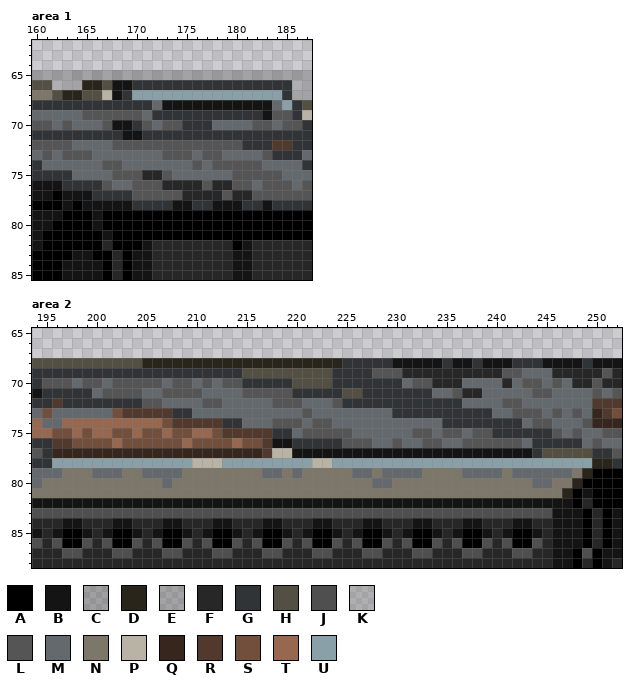
A pixel-art file gets an edit: unused/Syndicate Tank Boss.ase. The picture above was drawn from the file before the commit.
288x104 pixels, 1 frame. Colours within 5 levels of each other are drawn and written as one. Shown: area 1: x 160..187, y 62..85; area 2: x 194..252, y 65..88. The commit also changed other parts of the picture, which this record leaves out.
Visible layers, top first: "// Hull-obj", "// Hull-detail", "// Hull-main", "// Hull-treadsf", "// Hull-wheelsf", "// Hull-treadsr #2", "// Hull-treadsr", "// Hull-gapfiller", "Challenger Reference" opacity 25%.
Palette (. is transparent): A #000000  B #141414  C #15151540  D #29251b  E #26262640  F #272727  G #313437  H #534f43  J #4f4f4f  K #55555540  L #555555  M #64696e  N #7c7768  P #b8b3a4  Q #36261e  R #513a2d  S #714f3c  T #976750  U #8aa0a8
Pixels before, area 1, first column x 160:
65 EEEECECECEEEEEEEEEEEEEEEEEEE
66 HHKKEDDHBBGGGGGGGGGGGGGGGGKK
67 NNHDDHHPBGUUUUUUUUUUUUUUUGKE
68 GGGGGGGGGGGGMBBBBBBBBBBBMUGH
69 MMMMMLLLLLLMGGGGGGGGGGGBLLGP
70 LLMLMMMLBBGLMLLGGGMMMMLLMLLG
71 GGGGGGGGGBBGGGGGGGGGGGGGGGGG
72 LLLLMMMMLLLLLLLLLLLLLGGGRRGG
73 MLMLLLMMMMMMMLLLMLLMMMMLGGGM
74 GMMMMMMLLMMMMMMMLMLLLLLMMMMG
75 GGGGMMMMLLLFFLMMMMMMLLLLLMMM
76 BBBGGGGLMMLLLFFFFLFFLLMLLLML
77 BBABBBGGGGLLLLLFFFFLFFLLLLLL
78 AAABABBBBBGGGGBBGGBBBGGBGGGG
79 BBBAAABAAAAAAAAAAAAAAAAAAAAA
80 BBAAAABAAAAAAAAAAAAAAAAAAAAA
81 BAAAAAABAAAAAAAAAAAAAAAAAAAA
82 BAAAAAAFAAABFFFFFFFFABFFFFFF
83 AAAABBAAFABBFFFFFFFFBBFFFFFF
84 AAABBBBAFABBFFFFFFFFBBFFFFFF
85 AAABBBBAFABBFFFFFFFFBBFFFFFF
Pixels before, area 2, first column x 194:
68 HHHHHHHHHHHDDDDDDDDDDDDDDDDDDDDGGGGGBBBBBGBBGBBBGGGBBBBGBBB
69 GGGGGGGGGGGGGGGGGGGGGHHHHHHHHHGGGGLLLFFFFFFFFFFLLMMMFFFFFLF
70 GLLLMLLMLLLLLMLLMLMLLGGGGGHHHHGGGGGGGMLLFFFMMMMFMLLMLMFFLFF
71 BGGGGGMLLLLMMLLLLMMMMLLLLLGGGGGHHGGGGGGGMMLFFMMMMMLLMMMMLML
72 GGRGGGGGGGGLLMMMMLLMMMMMLLLMMMLGGGGGGGGGGGGMMMMLLMMMMMMMRRR
73 MSMMMMMMSRRRRRGGMMMMMMMMMMMLMMMMMMMMGGGGGGGGGGMMLLLMLMLMQRS
74 TMMTTTTTTTTTTSRRRRRGGMMMLLLMLLMMMMMMMMMMMGGGGGGGGMLLMMMLQQQ
75 TTSSTSTTSSTSSTSSTTSRRRRRGGMLLLLLMMMMMMLLMLLMLLGGGGGGLMLMMLL
76 GGRRSSSSTSSSSSSTSSSSTSSRBBGGGGGLLLMMLMMLLMMLLLLLLMGGGGGMLMM
77 LGQQQQQQQQQQQQQQQQQQQQQRPPBBBBBBBBBBBBBBBBBBBBBBBBGHHHHHGGL
78 GGUUUUUUUUUUUUUUPPPUUUUUUUUUPPUUUUUUUUUUUUUUUUUUUUUUUUUUDDG
79 MMMNNNMMMNNMMMMNNNNNNNNMMNMNNNNNMMNMMMMNNNNMMMMNMMMMMMNDAAA
80 MNNNNNNNNNNNNMNNNNNNNNNNNNNNNNNNNNMMNNNNNNNNNNNNNNMMNNDAAAA
81 NNNNNNNNNNNNNNNNNNNNNNNNNNNNNNNNNNNNNNNNNNNNNNNNNNNNNDABAAA
82 BBBBBBBBBBBBBBBBBBBBBBBBBBBBBBBBBBBBBBBBBBBBBBBBBBBBBBAFAAA
83 JJJJJJJJJJJJJJJJJJJJJJJJJJJJJJJJJJJJJJJJJJJJJJJJJJJJBBBAFAB
84 FFFBBFFFBBFFFBBFFFBBFFFBBFFFBBFFFBBFFFBBFFFBBFFFBBFFBBBAFAB
85 BFBAABFBAABFBAABFBAABFBAABFBAABFBAABFBAABFBAABFBAABFBBBAFAB
86 JFJAAJFJAAJFJAAJFJAAJFJAAJFJAAJFJAAJFJAAJFJAAJFJAAJFBBBAFAB
87 FFFJJFFFJJFFFJJFFFJJFFFJJFFFJJFFFJJFFFJJFFFJJFFFJJFFBBAJABB
88 FFFFFFFFFFFFFFFFFFFFFFFFFFFFFFFFFFFFFFFFFFFFFFFFFFFFBBAFABF
After the commit:
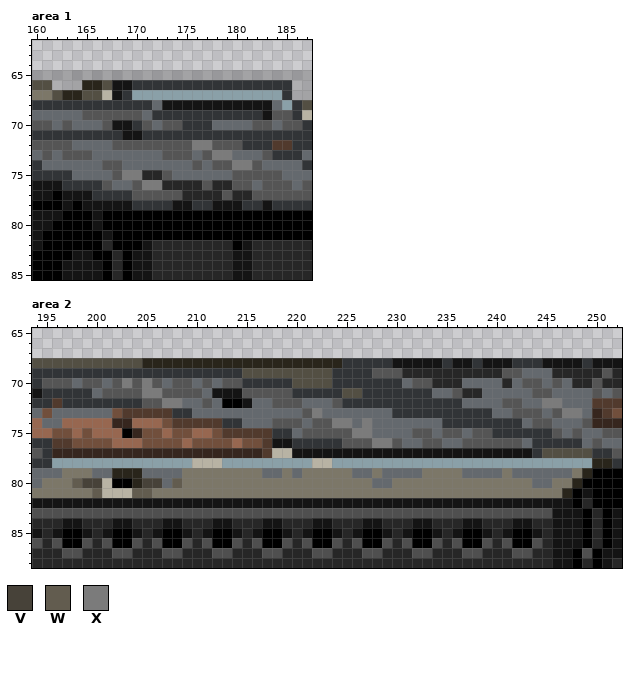
Colours new in this view: V #474239  W #625c4f  X #7b7b7b
The exact change:
Area 1, layer "// Hull-obj":
The edit turns colour L into colour X in row 72 at x 176 to 177; in row 73 at x 178; in row 74 at x 180 to 181; in row 75 at x 169 to 170; in row 76 at x 171 to 172.
The edit turns colour M into colour X in row 73 at x 179.
Area 2, layer "// Hull-obj":
The edit turns colour M into colour A in row 72 at x 213 to 214.
The edit turns colour N into colour A in row 80 at x 202 to 203.
The edit turns colour S into colour A in row 75 at x 203.
The edit turns colour M into colour B in row 71 at x 212 to 214; in row 72 at x 215.
The edit turns colour M into colour D in row 79 at x 202.
The edit turns colour N into colour D in row 79 at x 203 to 204; in row 80 at x 204.
The edit turns colour L into colour M in row 72 at x 212.
The edit turns colour N into colour P in row 80 at x 201; in row 81 at x 201 to 203.
The edit turns colour T into colour Q in row 74 at x 202 to 203; in row 75 at x 204.
The edit turns colour S into colour T in row 75 at x 202; in row 76 at x 203 to 204.
The edit turns colour N into colour V in row 80 at x 199 to 200 and 205 to 206.
The edit turns colour N into colour W in row 80 at x 198 and 208; in row 81 at x 200 and 204 to 205.
The edit turns colour L into colour X in row 70 at x 203 and 205; in row 73 at x 248.
The edit turns colour M into colour X in row 71 at x 205 to 206; in row 72 at x 207 to 208 and 245 to 246; in row 73 at x 222 and 247; in row 74 at x 224 to 225 and 227; in row 75 at x 226 to 227; in row 76 at x 228 to 229.
Boxes around the changes in both pictures, in picture pixels (x1, y1, x2, y2):
changed: (122, 140, 252, 190)
changed: (72, 378, 182, 498)
changed: (212, 388, 252, 408)
changed: (542, 398, 582, 418)
changed: (312, 408, 392, 448)
